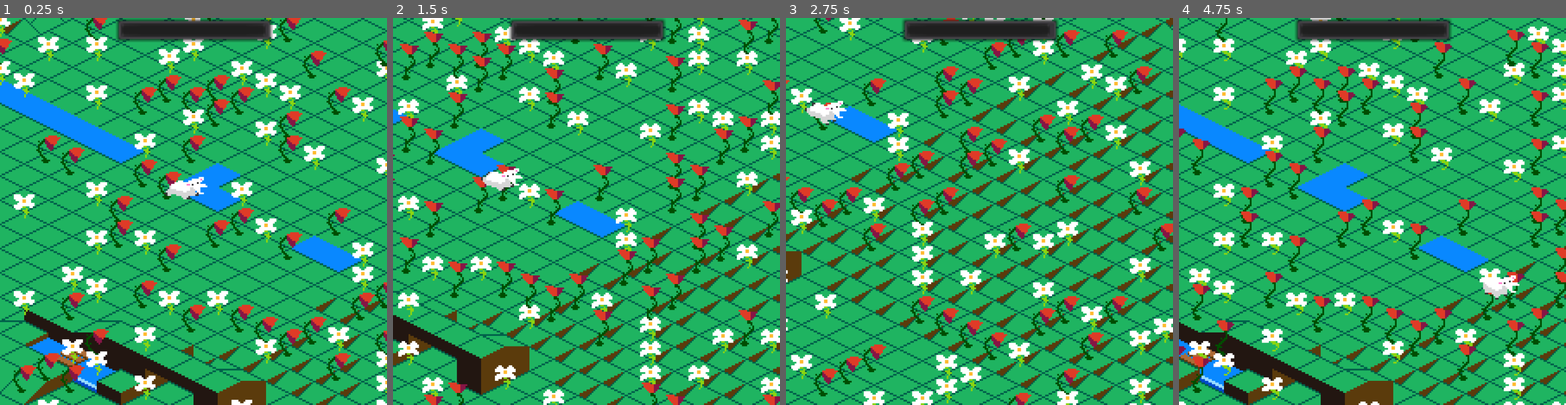
Above: before the commit, frames 1-4 (left to right).
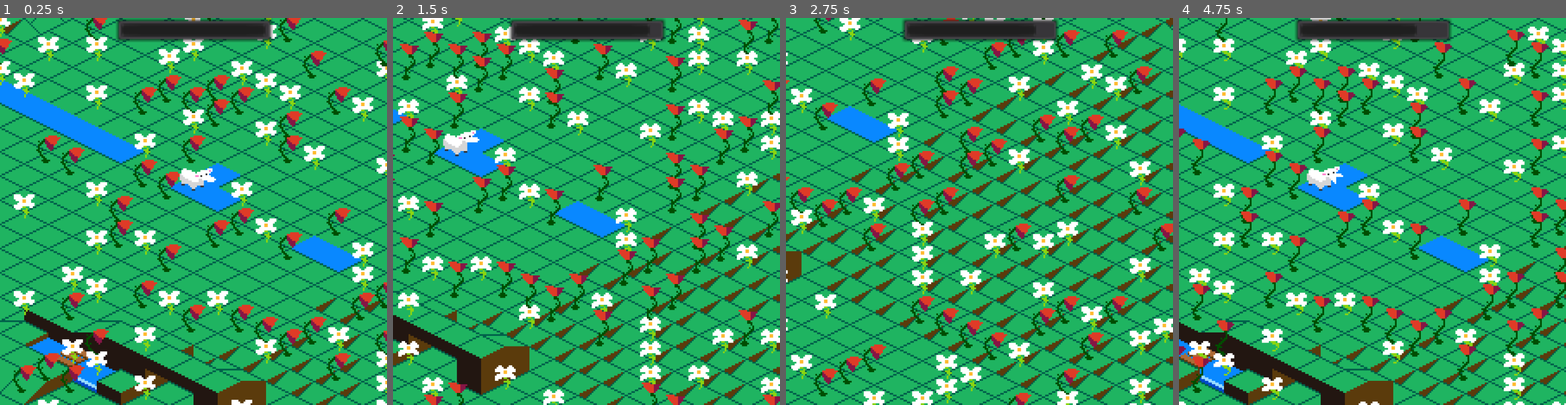
Above: after the commit, the same moments.

Repository: JuggleRob/LD46
Game: Godot game, scene res://src/Game/Game.tscn
Two runs of this game, one before a commit and one after it. Both use one fixed random seed, a clock stepped at 60 frames per second and the inputs below.
Inputs:
- Up to frame 1 (0.25 s): no input
- Up to frame 2 (1.5 s): hold Right (ui_right) 0.53-1.28 s; hold Down (ui_down) from 1.28 s (still down)
- Up to frame 3 (2.75 s): release Down (ui_down) at 2.03 s; hold Right (ui_right) from 2.03 s (still down)
- Up to frame 4 (4.75 s): release Right (ui_right) at 2.78 s; hold Up (ui_up) 2.78-3.53 s; hold Left (ui_left) from 3.53 s (still down)

The runs differ from the first frame. In frame 1, 0.6% of the frame differs, in the area x 42-56%, y 38-47%; in frame 2, 0.9%; in frame 3, 0.4%; in frame 4, 1.2%, in the area x 33-88%, y 2-73%.
Error after the commit: Invalid call. Nonexistent function 'get_objects' in base 'Node2D (Objects.gd)'. (res://src/Actors/Sheep.gd:54)

Commit message:
Fixed sheep hopefully for good

Diff:
--- a/src/Actors/Sheep.gd
+++ b/src/Actors/Sheep.gd
@@ -11,25 +11,29 @@
 var eat_countdown = 0
 var eat_duration = 1
 var move_dir
+var sight = 4
+var objects
 
 func _ready():
 	connect("update_stomach", $"/root/Game/UI/Stomach", "update_stomach")
 	set_coords(Vector2(0, 0))
-	set_move_dir(Vector2(1, 0))
-	move_dir = Vector2(1, 0)
+	set_move_dir(Vector2(0, 0))
+	objects = $"/root/Game/Objects"
 
 func set_move_dir(move_vector_diam):
 	move_dir = move_vector_diam
 	var move_vector_rect = Globals.diam_to_rect(move_vector_diam)
-#	print(move_vector_rect)
-	if move_vector_rect.x  >= 0:
-		$AnimationPlayer/sprite.flip_h = false
+	if move_vector_rect == Vector2(0, 0):
+		$AnimationPlayer/sprite.animation = "idle"
 	else:
-		$AnimationPlayer/sprite.flip_h = true
-	if move_vector_rect.y >= 0:
-		$AnimationPlayer/sprite.animation = "jump_se"
-	else:
-		$AnimationPlayer/sprite.animation = "jump_ne"
+		if move_vector_rect.y >= 0:
+			$AnimationPlayer/sprite.animation = "jump_se"
+		elif move_vector_rect.y < 0:
+			$AnimationPlayer/sprite.animation = "jump_ne"
+		if move_vector_rect.x  >= 0:
+			$AnimationPlayer/sprite.flip_h = false
+		elif move_vector_rect.x < 0:
+			$AnimationPlayer/sprite.flip_h = true
 
 func set_coords(coords, level = 0):
 	.set_coords(coords)
@@ -40,14 +44,31 @@
 	if Globals.game_over:
 		return
 	self.set_coords(self.diam_coords + self.move_dir)
-	# Eat the flower
-	$"/root/Game/Objects".eat_at_coords(self.diam_coords, self)
+	# Decide next jump
+	var left_dir = move_dir.rotated(0.5 * PI)
+	var right_dir = move_dir.rotated(-0.5 * PI)
+	var dirs = [move_dir, left_dir, right_dir]
+	var flower_found = false
+	for dist in sight:
+		for dir in dirs:
+			var objs = objects.get_objects(self.diam_coords + dist * dir)
+			if objs != null:
+				for obj in objs:
+					if obj is Flower:
+						set_move_dir(dir)
+						flower_found = true
+						break
+			if flower_found: break
+		if flower_found: break
+	# Eat flowers, if any
+	objects.eat_at_coords(self.diam_coords, self)
 
 func die():
+	print("dying?")
 	destination = null
 	path = null
 	next_path_node = null
-	self.move_dir = Vector2(0, 0)
+	set_move_dir(Vector2(0, 0))
 	Globals.game_over = true
 	get_tree().change_scene("res://src/Screens/EndScreen.tscn")
 
--- a/src/Actors/Sheep.tscn
+++ b/src/Actors/Sheep.tscn
@@ -1,10 +1,18 @@
-[gd_scene load_steps=60 format=2]
+[gd_scene load_steps=61 format=2]
 
 [ext_resource path="res://assets/sheep_se_jump_Sheet.png" type="Texture" id=1]
 [ext_resource path="res://src/Actors/Sheep.gd" type="Script" id=2]
 [ext_resource path="res://assets/sheep_se_chew.png" type="Texture" id=3]
 [ext_resource path="res://assets/sheep_se_death.png" type="Texture" id=4]
 [ext_resource path="res://assets/sheep_ne_jump.png" type="Texture" id=5]
+
+[sub_resource type="SpriteFrames" id=55]
+animations = [ {
+"frames": [  ],
+"loop": true,
+"name": "default",
+"speed": 5.0
+} ]
 
 [sub_resource type="Animation" id=1]
 resource_name = "down"
@@ -103,75 +111,75 @@
 region = Rect2( 525, 0, 35, 32 )
 
 [sub_resource type="AtlasTexture" id=19]
-atlas = ExtResource( 1 )
+atlas = ExtResource( 5 )
 region = Rect2( 0, 0, 35, 32 )
 
 [sub_resource type="AtlasTexture" id=20]
-atlas = ExtResource( 1 )
+atlas = ExtResource( 5 )
 region = Rect2( 35, 0, 35, 32 )
 
 [sub_resource type="AtlasTexture" id=21]
-atlas = ExtResource( 1 )
+atlas = ExtResource( 5 )
 region = Rect2( 70, 0, 35, 32 )
 
 [sub_resource type="AtlasTexture" id=22]
-atlas = ExtResource( 1 )
+atlas = ExtResource( 5 )
 region = Rect2( 105, 0, 35, 32 )
 
 [sub_resource type="AtlasTexture" id=23]
-atlas = ExtResource( 1 )
+atlas = ExtResource( 5 )
 region = Rect2( 140, 0, 35, 32 )
 
 [sub_resource type="AtlasTexture" id=24]
-atlas = ExtResource( 1 )
+atlas = ExtResource( 5 )
 region = Rect2( 175, 0, 35, 32 )
 
 [sub_resource type="AtlasTexture" id=25]
-atlas = ExtResource( 1 )
+atlas = ExtResource( 5 )
 region = Rect2( 210, 0, 35, 32 )
 
 [sub_resource type="AtlasTexture" id=26]
-atlas = ExtResource( 1 )
+atlas = ExtResource( 5 )
 region = Rect2( 245, 0, 35, 32 )
 
 [sub_resource type="AtlasTexture" id=27]
-atlas = ExtResource( 1 )
+atlas = ExtResource( 5 )
 region = Rect2( 280, 0, 35, 32 )
 
 [sub_resource type="AtlasTexture" id=28]
-atlas = ExtResource( 5 )
+atlas = ExtResource( 1 )
 region = Rect2( 0, 0, 35, 32 )
 
 [sub_resource type="AtlasTexture" id=29]
-atlas = ExtResource( 5 )
+atlas = ExtResource( 1 )
 region = Rect2( 35, 0, 35, 32 )
 
 [sub_resource type="AtlasTexture" id=30]
-atlas = ExtResource( 5 )
+atlas = ExtResource( 1 )
 region = Rect2( 70, 0, 35, 32 )
 
 [sub_resource type="AtlasTexture" id=31]
-atlas = ExtResource( 5 )
+atlas = ExtResource( 1 )
 region = Rect2( 105, 0, 35, 32 )
 
 [sub_resource type="AtlasTexture" id=32]
-atlas = ExtResource( 5 )
+atlas = ExtResource( 1 )
 region = Rect2( 140, 0, 35, 32 )
 
 [sub_resource type="AtlasTexture" id=33]
-atlas = ExtResource( 5 )
+atlas = ExtResource( 1 )
 region = Rect2( 175, 0, 35, 32 )
 
 [sub_resource type="AtlasTexture" id=34]
-atlas = ExtResource( 5 )
+atlas = ExtResource( 1 )
 region = Rect2( 210, 0, 35, 32 )
 
 [sub_resource type="AtlasTexture" id=35]
-atlas = ExtResource( 5 )
+atlas = ExtResource( 1 )
 region = Rect2( 245, 0, 35, 32 )
 
 [sub_resource type="AtlasTexture" id=36]
-atlas = ExtResource( 5 )
+atlas = ExtResource( 1 )
 region = Rect2( 280, 0, 35, 32 )
 
 [sub_resource type="AtlasTexture" id=37]
@@ -251,21 +259,22 @@
 }, {
 "frames": [ SubResource( 19 ), SubResource( 20 ), SubResource( 21 ), SubResource( 22 ), SubResource( 23 ), SubResource( 24 ), SubResource( 25 ), SubResource( 26 ), SubResource( 27 ) ],
 "loop": true,
+"name": "jump_ne",
+"speed": 15.0
+}, {
+"frames": [ SubResource( 28 ), SubResource( 29 ), SubResource( 30 ), SubResource( 31 ), SubResource( 32 ), SubResource( 33 ), SubResource( 34 ), SubResource( 35 ), SubResource( 36 ) ],
+"loop": true,
 "name": "jump_se",
 "speed": 15.0
 }, {
-"frames": [ SubResource( 28 ), SubResource( 29 ), SubResource( 30 ), SubResource( 31 ), SubResource( 32 ), SubResource( 33 ), SubResource( 34 ), SubResource( 35 ), SubResource( 36 ) ],
-"loop": false,
-"name": "jump_ne",
-"speed": 15.0
-}, {
 "frames": [ SubResource( 37 ), SubResource( 38 ), SubResource( 39 ), SubResource( 40 ), SubResource( 41 ), SubResource( …(217 unchanged characters)…
-"loop": false,
+"loop": true,
 "name": "death",
 "speed": 15.0
 } ]
 
-[node name="Schaap" type="Node2D"]
+[node name="Schaap" type="AnimatedSprite"]
+frames = SubResource( 55 )
 script = ExtResource( 2 )
 
 [node name="AnimationPlayer" type="AnimationPlayer" parent="."]
@@ -273,7 +282,9 @@
 anims/up = SubResource( 2 )
 
 [node name="sprite" type="AnimatedSprite" parent="AnimationPlayer"]
+position = Vector2( 10, -7 )
 frames = SubResource( 54 )
-animation = "jump_se"
+animation = "idle"
+frame = 12
 playing = true
 [connection signal="animation_finished" from="AnimationPlayer/sprite" to="." method="jump_ends"]
